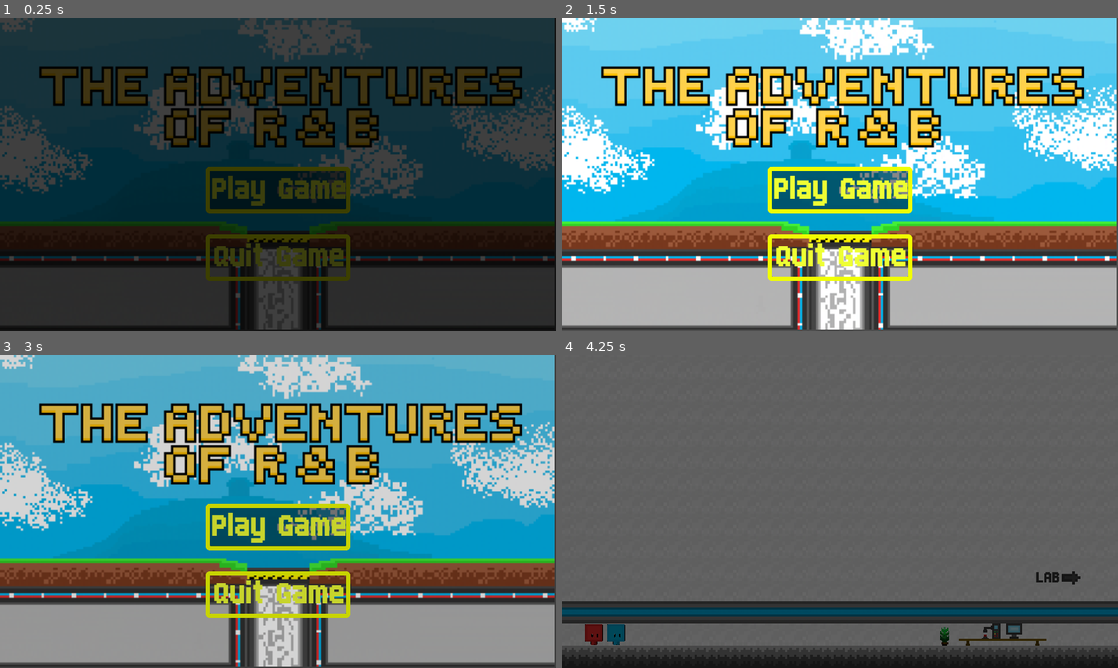
Above: before the commit, frames 1-4 (two rows, left to right).
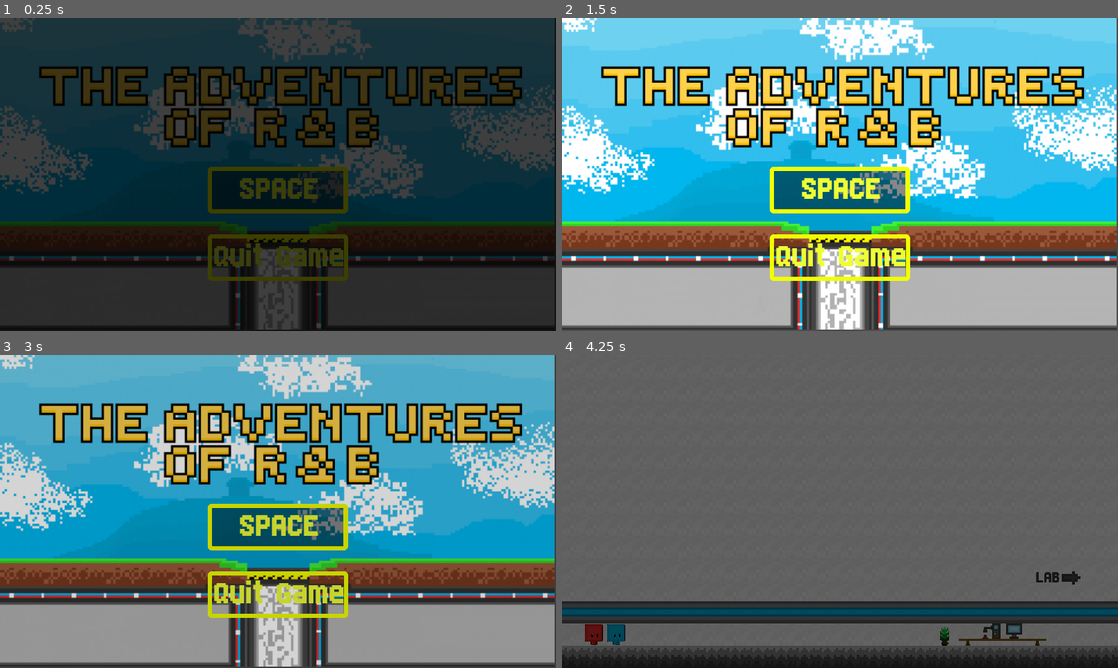
Above: after the commit, the same moments.

Repository: Newchair2644/The-Adventures-of-RB
Game: Godot game, scene res://TitleScreen.tscn
The game is run twice, just before and just after one commit, with the same random seed, the same clock (stepped at 60 frames per second) and the same inputs.
Inputs (mouse positions are in pixels of both pictures, inside the frame that each line leads up to):
- Up to frame 1 (0.25 s): no input
- Up to frame 2 (1.5 s): click "Play Game" (after the commit: "SPACE") at 0.5 s; click "Play Game" (after the commit: "SPACE") at 1.25 s
- Up to frame 3 (3 s): click "Play Game" (after the commit: "SPACE") at 2 s; tap Enter at 2.75 s; move the mouse to (400, 495) at 2.77 s; press the mouse at (400, 495) at 2.78 s
- Up to frame 4 (4.25 s): move the mouse to (728, 527) at 3.52 s; release the mouse at (728, 527) at 3.53 s; right-click (728, 527) at 3.6 s

The runs differ from the first frame. In frame 1, 1.3% of the frame differs, in the area x 37-63%, y 47-84%; in frame 2, 1.5%; in frame 3, 1.5%; in frame 4, nothing differs.

Commit message:
title screen

Diff:
--- /dev/null
+++ b/Sprite.tscn
@@ -0,0 +1,16 @@
+[gd_scene load_steps=3 format=2]
+
+[ext_resource path="res://test.gd" type="Script" id=1]
+[ext_resource path="res://assets/door.png" type="Texture" id=2]
+
+[node name="Sprite" type="Sprite"]
+texture = ExtResource( 2 )
+script = ExtResource( 1 )
+
+[node name="Button" type="Button" parent="."]
+margin_left = 53.0
+margin_top = 10.0
+margin_right = 103.0
+margin_bottom = 30.0
+
+[connection signal="pressed" from="Button" to="." method="_on_Button_pressed"]
--- a/TitleScreen.tscn
+++ b/TitleScreen.tscn
@@ -93,60 +93,60 @@
 anchor_bottom = 1.0
 
 [node name="MarginContainer" type="MarginContainer" parent="CenterContainer"]
-margin_left = 708.0
+margin_left = 716.0
 margin_top = 174.0
-margin_right = 1212.0
+margin_right = 1204.0
 margin_bottom = 906.0
 
 [node name="VBoxContainer" type="VBoxContainer" parent="CenterContainer/MarginContainer"]
-margin_right = 504.0
+margin_right = 488.0
 margin_bottom = 732.0
 alignment = 1
 
 [node name="Label4" type="Label" parent="CenterContainer/MarginContainer/VBoxContainer"]
-margin_right = 504.0
+margin_right = 488.0
 margin_bottom = 64.0
 custom_fonts/font = SubResource( 3 )
 
 [node name="Label5" type="Label" parent="CenterContainer/MarginContainer/VBoxContainer"]
 margin_top = 68.0
-margin_right = 504.0
+margin_right = 488.0
 margin_bottom = 132.0
 custom_fonts/font = SubResource( 3 )
 
 [node name="Label7" type="Label" parent="CenterContainer/MarginContainer/VBoxContainer"]
 margin_top = 136.0
-margin_right = 504.0
+margin_right = 488.0
 margin_bottom = 200.0
 custom_fonts/font = SubResource( 3 )
 
 [node name="Label8" type="Label" parent="CenterContainer/MarginContainer/VBoxContainer"]
 margin_top = 204.0
-margin_right = 504.0
+margin_right = 488.0
 margin_bottom = 268.0
 custom_fonts/font = SubResource( 3 )
 
 [node name="Label6" type="Label" parent="CenterContainer/MarginContainer/VBoxContainer"]
 margin_top = 272.0
-margin_right = 504.0
+margin_right = 488.0
 margin_bottom = 336.0
 custom_fonts/font = SubResource( 3 )
 
 [node name="Play" type="Button" parent="CenterContainer/MarginContainer/VBoxContainer"]
 margin_top = 340.0
-margin_right = 504.0
+margin_right = 488.0
 margin_bottom = 500.0
-text = "Play Game"
+text = "SPACE"
 
 [node name="Label3" type="Label" parent="CenterContainer/MarginContainer/VBoxContainer"]
 margin_top = 504.0
-margin_right = 504.0
+margin_right = 488.0
 margin_bottom = 568.0
 custom_fonts/font = SubResource( 3 )
 
 [node name="Quit Game" type="Button" parent="CenterContainer/MarginContainer/VBoxContainer"]
 margin_top = 572.0
-margin_right = 504.0
+margin_right = 488.0
 margin_bottom = 732.0
 text = "Quit Game"
 
--- /dev/null
+++ b/src/World/Levels/L10.tscn
@@ -0,0 +1,17 @@
+[gd_scene load_steps=2 format=2]
+
+[ext_resource path="res://assets/end.png" type="Texture" id=1]
+
+[node name="L10" type="Sprite"]
+position = Vector2( 960, 540 )
+scale = Vector2( 1.62885, 1.45553 )
+z_index = 10
+texture = ExtResource( 1 )
+
+[node name="ColorRect" type="ColorRect" parent="."]
+show_behind_parent = true
+margin_left = -597.0
+margin_top = -379.0
+margin_right = 596.0
+margin_bottom = 378.0
+color = Color( 0.109804, 0.101961, 0.101961, 1 )
--- /dev/null
+++ b/test.gd
@@ -0,0 +1,20 @@
+extends Sprite
+
+
+# Declare member variables here. Examples:
+# var a = 2
+# var b = "text"
+
+
+# Called when the node enters the scene tree for the first time.
+func _ready():
+	pass # Replace with function body.
+
+
+# Called every frame. 'delta' is the elapsed time since the previous frame.
+#func _process(delta):
+#	pass
+
+
+func _on_Button_pressed():
+	print("hi")
Binary file added: assets/end.png
Not shown, added: assets/end.png.import
